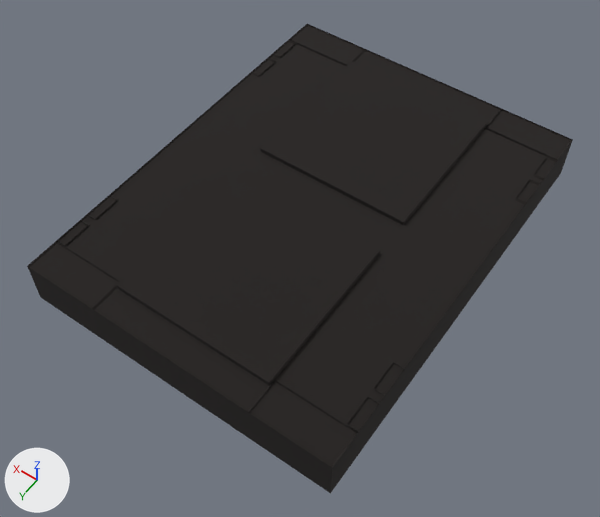
Before and after pictures for a commit that changed the Blender file src/lib/models/warehouse/warehouse_blend.blend.
Camera for both pictures: a 50 mm camera at (-7.24, 9.4, 14.47) aimed at (-0.8, 0.38, 0.29). The axes (+X, +Y, +Z) are drawn at lower left. The lights are the same throughout.

Objects in the first picture: 'WareHouse'.
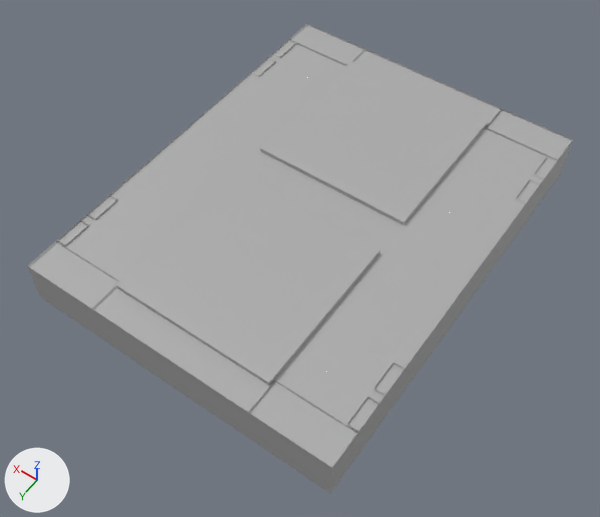
Location of each change, (x1, y1, x2, y2) in pixels of the pictures (600 x 517 px):
part 1 of me_warehouse, recoloured (black to grey)
    both: (27, 24, 573, 493)

What changed in the scene script:
```text
Add mat_lamplight_001:
    mat_lamplight_001 = emission_material('lampLight.001')
    mat_lamplight_001.base_color = (0.139, 0.218, 0.26)  # cyan #68818b
    mat_lamplight_001.strength = 49.7
Change me_warehouse:
    where me_warehouse.from_pydata(...)  # 2416 vertices, 2164 faces; spans x -95.0..95.0, y 0.0..30.0, z -125.0..125.0
    used by ob_warehouse; location = (-0.65, -0.44, 0.3); rotation_euler = (1.571, 0.0, 0.0), in degrees (90, 0, 0); scale = (0.0384, 0.0384, 0.0384)
    me_warehouse part 1: 129 of the faces centred in x -95.0..95.0, y 0.0..30.0, z -125.0..125.0 switch from mat_floor (black #201c1a) to mat_rock (grey #adadad)
    add me_warehouse.materials.append(mat_lamplight_001)  # cyan #68818b
```
